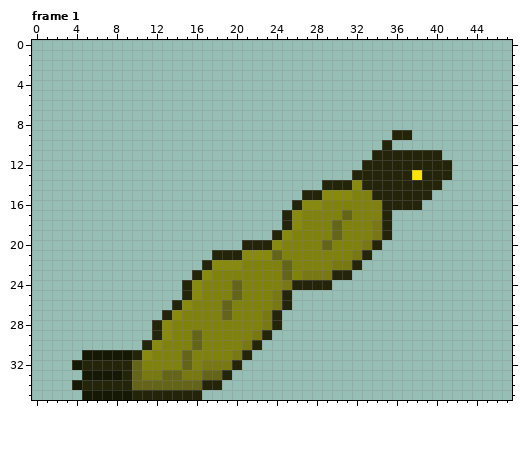
Pixel-art file: Assets/Sprites/Enemies/Unt Area/Scyther Unt/Scyther Unt.aseprite. This is how it looked before the edit.
48x36 pixels, 1 frame. Colours within 5 levels of each other are drawn and written as one. Shown: frame 1. The commit also changed other frames, which this record leaves out.
After:
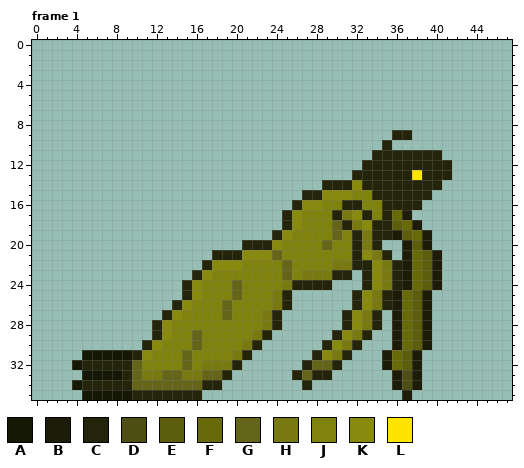
Palette (. is transparent): A #161806  B #1c1c09  C #24240b  D #4d4e13  E #5c5d0d  F #686a0a  G #646518  H #787910  J #80820e  K #878a0c  L #ffe400
The commit says: Added Scyther walking animation #313
From old to new:
layer "Rear Arm" now shown
layer "Front Arm" now shown
Frame 1, layers "Front Arm", "Rear Arm":
Colour B now appears in row 17 at x 37; in row 18 at x 38; in row 19 at x 36 and 39; in row 20 at x 37 and 39; in rows 21 to 24 at x 37 and 40; in rows 25 to 30 at x 36 and 39.
Colour B now appears in rows 31 to 32 at x 35 and 38; in rows 33 to 34 at x 36 and 38; in row 35 at x 37.
Colour C now appears in row 21 at x 35; in rows 22 to 24 at x 33 and 36; in rows 25 to 26 at x 32 and 35; in rows 27 to 28 at x 31 and 34; in row 29 at x 30 and 33; in row 30 at x 29 and 32.
Colour C now appears in row 31 at x 28 and 31; in row 32 at x 27 and 30; in row 33 at x 26 and 28 to 29; in row 34 at x 27.
The author changed colour H to colour C in rows 18 to 19 at x 34; in row 21 at x 32.
The author changed colour J to colour C in row 16 at x 31 to 32; in row 17 at x 30 and 33; in row 18 at x 31; in rows 19 to 20 at x 32.
Colour D now appears in rows 33 to 34 at x 37.
Colour E now appears in row 18 at x 36; in row 19 at x 37; in row 20 at x 38; in rows 21 to 24 at x 39; in rows 25 to 30 at x 38; in rows 31 to 32 at x 37.
Colour F now appears in row 17 at x 36; in row 18 at x 37; in row 19 at x 38; in rows 21 to 24 at x 38; in rows 25 to 30 at x 37; in rows 31 to 32 at x 36.
Colour G now appears in row 32 at x 28 to 29; in row 33 at x 27.
Colour H now appears in row 21 at x 34; in rows 22 to 24 at x 35; in rows 25 to 26 at x 34; in rows 27 to 28 at x 33; in row 29 at x 32; in row 30 at x 31.
Colour H now appears in row 31 at x 30.
The author changed colour G to colour H in row 17 at x 31.
The author changed colour J to colour H in row 18 at x 32; in row 19 at x 33.
Colour K now appears in rows 22 to 24 at x 34; in rows 25 to 26 at x 33; in rows 27 to 28 at x 32; in row 29 at x 31; in row 30 at x 30; in row 31 at x 29.
The author changed colour C to colour K in row 21 at x 33.
The author changed colour J to colour K in row 17 at x 32; in row 18 at x 33.
